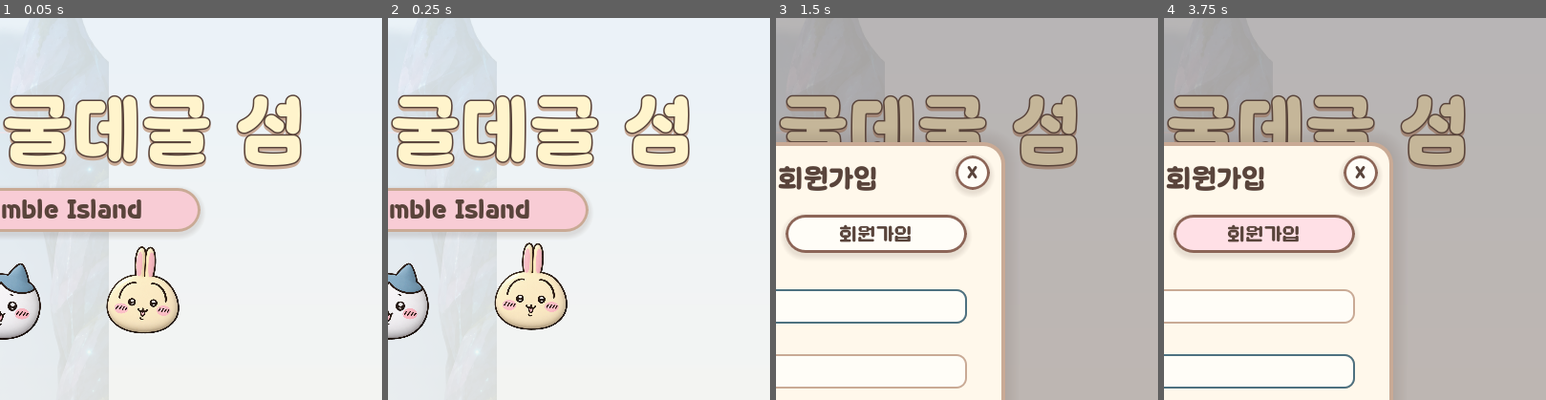
Above: before the commit, frames 1-4 (left to right).
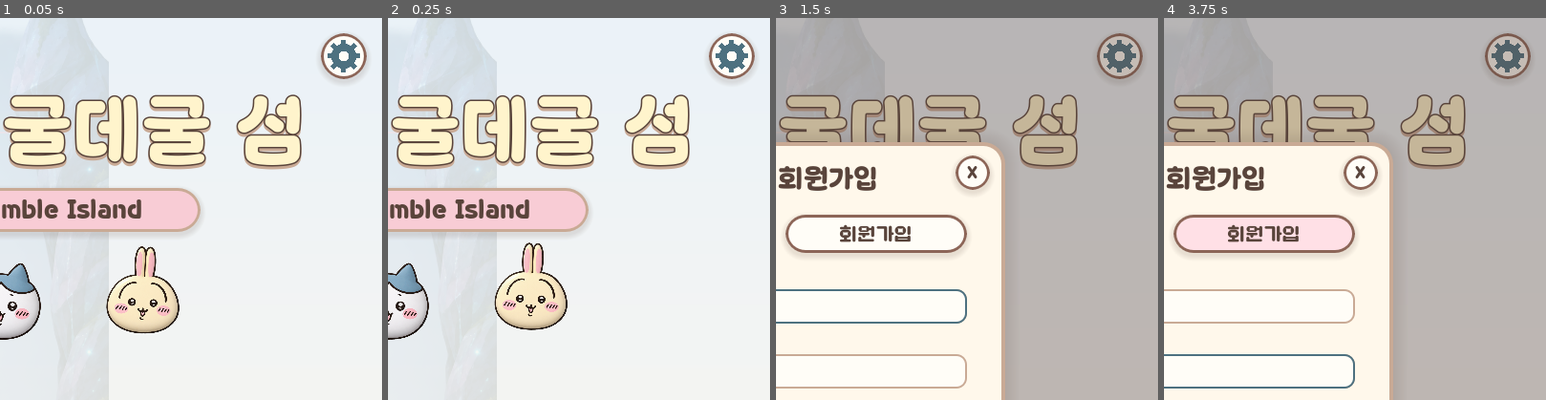
Above: after the commit, the same moments.

Repository: kjw0615/chiikawa-watermelon
Game: Godot game, scene res://scenes/main.tscn
Two runs of this game, one before a commit and one after it. Both use one fixed random seed, a clock stepped at 60 frames per second and the inputs below.
Inputs:
- Up to frame 1 (0.05 s): no input
- Up to frame 2 (0.25 s): no input
- Up to frame 3 (1.5 s): click "로그인 / 회원가입" at 0.5 s; click "게임 시작" at 1.25 s
- Up to frame 4 (3.75 s): click "게임 시작" at 2 s; click "로그인" at 2.75 s; click "회원가입" at 3.5 s
The pictures show only the part of the screen within x 50-100%, y 0-50%; the shares and areas given below are measured in that part.

The runs differ from the first frame. In frame 1, 0.8% of the frame differs, in the area x 84-96%, y 4-17%; in frame 2, 0.8%; in frame 3, 0.7%; in frame 4, 0.7%.
Error before the commit: Trying to get a return value of a method that returns "void" (res://scripts/title_screen.gd:84)

Commit message:
feat: BGM loop + BGM/SFX buses, settings modal (gear), pause-menu volume sliders, guest start confirm
Co-Authored-By: Claude Sonnet 5.5 <noreply@anthropic.com>

Diff:
--- /dev/null
+++ b/godot/default_bus_layout.tres
@@ -0,0 +1,15 @@
+[gd_resource type="AudioBusLayout" format=3]
+
+[resource]
+bus/1/name = &"BGM"
+bus/1/solo = false
+bus/1/mute = false
+bus/1/bypass_fx = false
+bus/1/volume_db = 0.0
+bus/1/send = &"Master"
+bus/2/name = &"SFX"
+bus/2/solo = false
+bus/2/mute = false
+bus/2/bypass_fx = false
+bus/2/volume_db = 0.0
+bus/2/send = &"Master"
--- a/godot/project.godot
+++ b/godot/project.godot
@@ -10,6 +10,7 @@
 [autoload]
 
 Supabase="*res://scripts/supabase_client.gd"
+Audio="*res://scripts/audio_manager.gd"
 
 [gui]
 
--- /dev/null
+++ b/godot/scripts/audio_manager.gd
@@ -0,0 +1,93 @@
+class_name AudioManager
+extends Node
+## 오디오 매니저(autoload 이름: Audio): BGM 무한 루프 재생 + BGM/SFX 버스 볼륨·음소거 + 설정 저장.
+## 버스는 default_bus_layout.tres 의 BGM, SFX(둘 다 Master 로 송출). 배경음악은 BGM, 모든 효과음은 SFX 버스로 보낸다.
+## 일시정지(get_tree().paused) 중에도 BGM 이 이어지도록 PROCESS_MODE_ALWAYS.
+
+signal changed
+
+const BUS_BGM := "BGM"
+const BUS_SFX := "SFX"
+const SAVE_PATH := "user://best.cfg"   # [audio] volume/muted = SFX(기존 키), bgm_volume/bgm_muted = BGM
+const BGM_STREAM := "res://audio/bgm.mp3"
+const TEST_FLAGS := ["--shot", "--verify", "--title-test", "--text-audit", "--net-test"]
+
+var bgm_volume := 0.6
+var bgm_muted := false
+var sfx_volume := 1.0
+var sfx_muted := false
+var silent := false   # 자체 테스트/헤드리스: 항상 무음, BGM 미재생, 설정 파일 미저장
+var _bgm: AudioStreamPlayer
+
+func _ready() -> void:
+	process_mode = Node.PROCESS_MODE_ALWAYS
+	var args := OS.get_cmdline_user_args()
+	silent = DisplayServer.get_name() == "headless"
+	for f in TEST_FLAGS:
+		if f in args:
+			silent = true
+	if not silent:
+		var cf := ConfigFile.new()
+		if cf.load(SAVE_PATH) == OK:
+			sfx_volume = clampf(float(cf.get_value("audio", "volume", 1.0)), 0.0, 1.0)
+			sfx_muted = bool(cf.get_value("audio", "muted", false))
+			bgm_volume = clampf(float(cf.get_value("audio", "bgm_volume", bgm_volume)), 0.0, 1.0)
+			bgm_muted = bool(cf.get_value("audio", "bgm_muted", false))
+	AudioServer.set_bus_mute(AudioServer.get_bus_index("Master"), silent)
+	_apply()
+	_bgm = AudioStreamPlayer.new()
+	_bgm.bus = BUS_BGM
+	var s := load(BGM_STREAM) as AudioStreamMP3
+	if s != null:
+		s.loop = true   # 끊김 없이 무한 반복
+		_bgm.stream = s
+	add_child(_bgm)
+	if not silent and _bgm.stream != null:
+		_bgm.play()   # 타이틀 화면부터 계속 재생(웹은 브라우저 정책상 첫 클릭 뒤에 들릴 수 있음)
+
+func is_bgm_playing() -> bool:
+	return _bgm != null and _bgm.playing
+
+func set_bgm_volume(v: float, save := true) -> void:
+	bgm_volume = clampf(v, 0.0, 1.0)
+	_commit(save)
+
+func set_bgm_muted(m: bool, save := true) -> void:
+	bgm_muted = m
+	_commit(save)
+
+func set_sfx_volume(v: float, save := true) -> void:
+	sfx_volume = clampf(v, 0.0, 1.0)
+	_commit(save)
+
+func set_sfx_muted(m: bool, save := true) -> void:
+	sfx_muted = m
+	_commit(save)
+
+func _commit(save: bool) -> void:
+	_apply()
+	if save:
+		save_settings()
+	changed.emit()
+
+func _apply() -> void:
+	_set_bus(BUS_BGM, bgm_volume, bgm_muted)
+	_set_bus(BUS_SFX, sfx_volume, sfx_muted)
+
+func _set_bus(bus: String, vol: float, muted: bool) -> void:
+	var i := AudioServer.get_bus_index(bus)
+	if i < 0:
+		return
+	AudioServer.set_bus_volume_db(i, linear_to_db(maxf(vol, 0.0001)))
+	AudioServer.set_bus_mute(i, muted)
+
+func save_settings() -> void:
+	if silent:
+		return   # 테스트 실행이 사용자 설정을 덮어쓰지 않게
+	var cf := ConfigFile.new()
+	cf.load(SAVE_PATH)
+	cf.set_value("audio", "volume", sfx_volume)
+	cf.set_value("audio", "muted", sfx_muted)
+	cf.set_value("audio", "bgm_volume", bgm_volume)
+	cf.set_value("audio", "bgm_muted", bgm_muted)
+	cf.save(SAVE_PATH)
--- a/godot/scripts/main.gd
+++ b/godot/scripts/main.gd
@@ -69,6 +69,8 @@
 var _auth_modal: AuthModal
 var _rank_modal: RankModal
 var _help_modal: HelpModal
+var _settings_modal: SettingsModal
+var _confirm_modal: StartConfirmModal
 var _record_note := ""   # 게임오버 모달에 붙는 신기록/제출 결과 문구
 var _over_restart: Button
 var _over_quit: Button
@@ -112,6 +114,7 @@
 	_art_fg = _make_art(FG_ART, -50)   # 노드가 돌판/바위에 가려지지 않도록 노드(z=0) 뒤, 배경(-100) 앞
 	for i in 8:
 		var p := AudioStreamPlayer.new()
+		p.bus = Audio.BUS_SFX   # 모든 효과음은 SFX 버스
 		add_child(p)
 		_players.append(p)
 	_build_over_modal()
@@ -137,21 +140,24 @@
 	var cf := ConfigFile.new()
 	if cf.load(SAVE_PATH) == OK:
 		best = cf.get_value("game", "best", 0)
-		_muted = cf.get_value("audio", "muted", false)
-		_volume = clampf(float(cf.get_value("audio", "volume", 1.0)), 0.0, 1.0)
-	# 자체 테스트(--shot/--verify)는 항상 무음 + 설정 파일 미저장
-	_set_volume(_volume, false)
-	_set_muted(true if _auto else _muted, false)
+	# 볼륨/음소거 값은 Audio(autoload)가 관리(자체 테스트는 Audio 가 항상 무음 + 설정 파일 미저장)
+	Audio.changed.connect(_sync_audio_ui)
+	_sync_audio_ui()
 	_build_credit()
 	_pause_menu = PauseMenu.new()
 	add_child(_pause_menu)
 	_pause_menu.home_requested.connect(_go_title)
+	_settings_modal = SettingsModal.new()
 	_auth_modal = AuthModal.new()
 	_rank_modal = RankModal.new()
-	_help_modal = HelpModal.new()
-	for m: UiModal in [_auth_modal, _rank_modal, _help_modal]:
+	_confirm_modal = StartConfirmModal.new()
+	_help_modal = HelpModal.new()   # 마지막에 만들어 다른 모달 위에 겹쳐 열린다
+	for m: UiModal in [_settings_modal, _auth_modal, _rank_modal, _confirm_modal, _help_modal]:
 		add_child(m)
 		m.closed.connect(_sync_title_block)
+	_settings_modal.help_requested.connect(func(): _help_modal.open())
+	_confirm_modal.start_chosen.connect(_start_game)
+	_confirm_modal.login_chosen.connect(func(): _auth_modal.open(); _sync_title_block())
 	_panel.help_pressed.connect(_open_help)
 	Supabase.auth_changed.connect(_update_hud)
 	_new_game()
@@ -201,14 +207,14 @@
 	_title = TitleScreen.new()
 	_title.size = Vector2(800, 800)
 	add_child(_title)
-	_title.start_pressed.connect(_start_game)
+	_title.start_pressed.connect(_on_start_pressed)
 	_title.rank_pressed.connect(func(): _rank_modal.open(); _sync_title_block())
 	_title.login_pressed.connect(func(): _auth_modal.open(); _sync_title_block())
-	_title.logout_pressed.connect(func(): Supabase.sign_out())
+	_title.settings_pressed.connect(func(): _settings_modal.open(); _sync_title_block())
 
 func _sync_title_block() -> void:
 	if _title != null:
-		_title.blocked = _auth_modal.is_open() or _rank_modal.is_open()
+		_title.blocked = _auth_modal.is_open() or _rank_modal.is_open() or _settings_modal.is_open() or _confirm_modal.is_open() or _help_modal.is_open()
 
 ## 게임 중/게임오버/일시정지에서 메인(타이틀) 화면으로 복귀
 func _go_title() -> void:
@@ -221,6 +227,16 @@
 	_new_game()
 	if _title == null:
 		_make_title()
+
+## '게임 시작': 로그인 상태면 바로 시작, 비로그인이면 확인 팝업(시작하기 / 로그인하기)
+func _on_start_pressed() -> void:
+	if state != State.TITLE or _title == null or _title.blocked:
+		return
+	if Supabase.signed_in or not Supabase.enabled:
+		_start_game()
+	else:
+		_confirm_modal.open()
+		_sync_title_block()
 
 func _open_help() -> void:
 	if state == State.PLAYING and not over and not items.aiming and not _pause_menu.is_open():
@@ -369,7 +385,7 @@
 			get_tree().quit()    # 타이틀/게임오버에서는 ESC 로 종료
 		return
 	if e is InputEventKey and e.pressed and e.keycode == KEY_M:
-		_set_muted(not _muted)
+		Audio.set_sfx_muted(not Audio.sfx_muted)
 	elif state != State.PLAYING:
 		return
 	elif e is InputEventKey and e.pressed and e.keycode == KEY_R:
@@ -449,22 +465,15 @@
 		_save_cfg()
 	_update_hud()
 
-func _set_muted(m: bool, save := true) -> void:
-	_muted = m
-	AudioServer.set_bus_mute(AudioServer.get_bus_index("Master"), m)
-	_mute_btn.set_pressed_no_signal(m)
+## 인게임 우측 하단 슬라이더/스피커 = SFX(효과음) 조절. 다른 곳(설정/일시정지)에서 바꿔도 여기에 반영
+func _sync_audio_ui() -> void:
+	_muted = Audio.sfx_muted
+	_volume = Audio.sfx_volume
+	_mute_btn.set_pressed_no_signal(_muted)
 	_speaker.queue_redraw()
-	_vol_slider.editable = not m
-	if save and not _auto:
-		_save_cfg()
-
-func _set_volume(v: float, save := true) -> void:
-	_volume = clampf(v, 0.0, 1.0)
-	AudioServer.set_bus_volume_db(AudioServer.get_bus_index("Master"), linear_to_db(maxf(_volume, 0.0001)))
+	_vol_slider.editable = not _muted
 	_vol_slider.set_value_no_signal(_volume)
 	_vol_label.text = "%d%%" % roundi(_volume * 100.0)
-	if save and not _auto:
-		_save_cfg()
 
 ## 우측 하단 사운드 UI: 음소거 토글 + 볼륨 슬라이더
 ## 게임오버 팝업: 다시하기 / 종료하기
@@ -551,7 +560,7 @@
 	_mute_btn.toggle_mode = true
 	_mute_btn.focus_mode = Control.FOCUS_NONE   # 스페이스/엔터로 눌리지 않게
 	_mute_btn.flat = true
-	_mute_btn.tooltip_text = "음소거 (M)"
+	_mute_btn.tooltip_text = "효과음 음소거 (M)"
 	_mute_btn.position = Vector2(8, 14)
 	_mute_btn.size = Vector2(36, 36)
 	_speaker = Control.new()
@@ -559,7 +568,7 @@
 	_speaker.mouse_filter = Control.MOUSE_FILTER_IGNORE
 	_speaker.draw.connect(_draw_speaker)
 	_mute_btn.add_child(_speaker)
-	_mute_btn.toggled.connect(func(on: bool): _set_muted(on))
+	_mute_btn.toggled.connect(func(on: bool): Audio.set_sfx_muted(on))
 	box.add_child(_mute_btn)
 
 	_vol_label = Label.new()
@@ -594,8 +603,8 @@
 	_vol_slider.add_theme_stylebox_override("slider", track)
 	_vol_slider.add_theme_stylebox_override("grabber_area", fill)
 	_vol_slider.add_theme_stylebox_override("grabber_area_highlight", fill)
-	_vol_slider.value_changed.connect(func(v: float): _set_volume(v, false))   # 실시간 반영
-	_vol_slider.drag_ended.connect(func(_changed: bool): _save_cfg())          # 놓을 때 저장
+	_vol_slider.value_changed.connect(func(v: float): Audio.set_sfx_volume(v, false))   # 실시간 반영
+	_vol_slider.drag_ended.connect(func(_changed: bool): Audio.save_settings())         # 놓을 때 저장
 	box.add_child(_vol_slider)
 
 func _save_cfg() -> void:
@@ -604,8 +613,6 @@
 	var cf := ConfigFile.new()
 	cf.load(SAVE_PATH)
 	cf.set_value("game", "best", best)
-	cf.set_value("audio", "muted", _muted)
-	cf.set_value("audio", "volume", _volume)
 	cf.save(SAVE_PATH)
 
 ## 끼임 안전장치: 서로 콜라이더가 깊게 겹친 쌍을 찾아 겹친 깊이만큼 중심 반대 방향으로 위치를 보정하고 살짝 밀어 분리
@@ -964,6 +971,45 @@
 	home_ok = home_ok and state == State.TITLE and _title != null and not _pause_menu.is_open() and not get_tree().paused
 	print("back to title (over modal, pause menu): %s" % ["OK" if home_ok else "FAIL"])
 	ok = ok and home_ok
+	# 시작 버튼: 비로그인이면 확인 팝업(시작하기/로그인하기), 로그인이면 즉시 시작
+	var was_enabled := Supabase.enabled
+	Supabase.enabled = true   # 오프라인 테스트에서도 비로그인 경로를 검증(네트워크 호출 없음)
+	_title.start_button.pressed.emit()
+	var c1 := _confirm_modal.is_open() and state == State.TITLE and _title.blocked
+	_confirm_modal.login_button.pressed.emit()
+	var c2 := not _confirm_modal.is_open() and _auth_modal.is_open() and state == State.TITLE
+	_auth_modal.close()
+	_title.start_button.pressed.emit()
+	_confirm_modal.start_button.pressed.emit()
+	await get_tree().create_timer(0.1).timeout
+	var c3 := state == State.PLAYING
+	_go_title()
+	Supabase.signed_in = true
+	_title.start_button.pressed.emit()
+	var c4 := state == State.PLAYING and not _confirm_modal.is_open()
+	Supabase.signed_in = false
+	Supabase.enabled = was_enabled
+	_go_title()
+	var confirm_ok := c1 and c2 and c3 and c4
+	print("start confirm (guest popup %s, login btn %s, guest start %s, signed-in direct %s) %s" % [c1, c2, c3, c4, "OK" if confirm_ok else "FAIL"])
+	ok = ok and confirm_ok
+	# 오디오: BGM/SFX 버스 분리, 슬라이더=SFX, BGM 루프 스트림, 설정 모달
+	var bgm_i := AudioServer.get_bus_index("BGM")
+	var sfx_i := AudioServer.get_bus_index("SFX")
+	Audio.set_bgm_volume(0.25, false)
+	Audio.set_sfx_volume(0.5, false)
+	_vol_slider.value = 0.8   # 인게임 슬라이더는 SFX 를 움직인다
+	var audio_ok := bgm_i > 0 and sfx_i > 0 and is_equal_approx(db_to_linear(AudioServer.get_bus_volume_db(bgm_i)), 0.25) and is_equal_approx(db_to_linear(AudioServer.get_bus_volume_db(sfx_i)), 0.8)
+	Audio.set_bgm_muted(true, false)
+	audio_ok = audio_ok and AudioServer.is_bus_mute(bgm_i) and not AudioServer.is_bus_mute(sfx_i)
+	Audio.set_bgm_muted(false, false)
+	var stream := Audio._bgm.stream as AudioStreamMP3
+	audio_ok = audio_ok and stream != null and stream.loop and Audio._bgm.bus == "BGM" and _players[0].bus == "SFX" and Audio.silent
+	_settings_modal.open()
+	audio_ok = audio_ok and _settings_modal.is_open()
+	_settings_modal.close()
+	print("audio buses (BGM/SFX split, in-game slider=SFX, bgm loop stream, test silent) %s" % ["OK" if audio_ok else "FAIL"])
+	ok = ok and audio_ok
 	# 로그인/회원가입 모달: 잘못된 입력은 서버 호출 없이 한국어 안내, 랭킹은 오프라인 안내
 	_auth_modal.open()
 	_auth_modal._set_mode(true)
@@ -1024,7 +1070,7 @@
 	_rank_modal._show_rows(sample)
 	_rank_modal._mine.text = "열두글자열두글자열두글자님의 최고점: 99999999"
 	_auth_modal._set_mode(true)
-	for item in [_panel, _skill_bar, _audio_box, _credit, _over_modal, _pause_menu, _rank_modal.box, _auth_modal.box, _help_modal.box]:
+	for item in [_panel, _skill_bar, _audio_box, _credit, _over_modal, _pause_menu, _rank_modal.box, _auth_modal.box, _help_modal.box, _settings_modal.box, _confirm_modal.box]:
 		r = _audit_tree(item)
 		n += r[0]; bad += r[1]
 	print("TEXT AUDIT checked=%d overflow=%d %s" % [n, bad, "PASS" if bad == 0 else "FAIL"])
--- a/godot/scripts/pause_menu.gd
+++ b/godot/scripts/pause_menu.gd
@@ -23,8 +23,8 @@
 	dim.mouse_filter = Control.MOUSE_FILTER_IGNORE
 	_root.add_child(dim)
 	var box := Panel.new()
-	box.size = Vector2(320, 240)
-	box.position = Vector2(240, 280)
+	box.size = Vector2(440, 400)
+	box.position = Vector2(180, 200)
 	var sb := StyleBoxFlat.new()
 	sb.bg_color = UIPalette.CREAM
 	sb.border_color = UIPalette.BORDER
@@ -38,16 +38,28 @@
 	t.clip_text = true   # 글자가 많아도 칸이 늘어나지 않게(넘침은 --text-audit 로 점검)
 	t.text = "일시정지 (PAUSE)"
 	t.position = Vector2(0, 26)
-	t.size = Vector2(320, 44)
+	t.size = Vector2(440, 44)
 	t.horizontal_alignment = HORIZONTAL_ALIGNMENT_CENTER
 	t.add_theme_font_override("font", UIPalette.title_font())
 	t.add_theme_font_size_override("font_size", 30)
 	t.add_theme_color_override("font_color", UIPalette.TEXT)
 	box.add_child(t)
-	resume_button = _button("계속하기", Vector2(60, 92), [UIPalette.PINK, UIPalette.PINK_HOVER, UIPalette.PINK_PRESSED])
+	# 게임 중 언제든 두 볼륨을 조절: BGM / SFX(효과음)
+	var bgm_row := VolumeRow.new("bgm", "BGM")
+	bgm_row.position = Vector2(20, 88)
+	box.add_child(bgm_row)
+	var sfx_row := VolumeRow.new("sfx", "효과음")
+	sfx_row.position = Vector2(20, 138)
+	box.add_child(sfx_row)
+	var div := ColorRect.new()
+	div.color = UIPalette.DIVIDER
+	div.position = Vector2(30, 196)
+	div.size = Vector2(380, 2)
+	box.add_child(div)
+	resume_button = _button("계속하기", Vector2(120, 216), [UIPalette.PINK, UIPalette.PINK_HOVER, UIPalette.PINK_PRESSED])
 	resume_button.pressed.connect(resume)
 	box.add_child(resume_button)
-	quit_button = _button("메인으로", Vector2(60, 160), UIPalette.QUIT_BG)
+	quit_button = _button("메인으로", Vector2(120, 290), UIPalette.QUIT_BG)
 	quit_button.pressed.connect(func(): home_requested.emit())
 	box.add_child(quit_button)
 
--- /dev/null
+++ b/godot/scripts/settings_modal.gd
@@ -0,0 +1,55 @@
+class_name SettingsModal
+extends UiModal
+## 설정 모달(타이틀 화면의 톱니바퀴): BGM/SFX 볼륨 + 음소거, 게임 설명, 크레딧(자리만), 로그아웃.
+
+signal help_requested
+
+var _logout: Button
+var _account: Label
+
+func _init() -> void:
+	title_text = "설정"
+	box_size = Vector2(460, 560)
+
+func _build() -> void:
+	var sec := make_label("소리", Vector2(30, 76), Vector2(200, 24), 17, UIPalette.BLUE_INK)
+	sec.add_theme_font_override("font", UIPalette.title_font())
+	box.add_child(sec)
+	var bgm := VolumeRow.new("bgm", "BGM")
+	bgm.position = Vector2(30, 108)
+	box.add_child(bgm)
+	var sfx := VolumeRow.new("sfx", "효과음")
+	sfx.position = Vector2(30, 158)
+	box.add_child(sfx)
+	var div := ColorRect.new()
+	div.color = UIPalette.DIVIDER
+	div.position = Vector2(30, 216)
+	div.size = Vector2(box_size.x - 60, 2)
+	box.add_child(div)
+	var sec2 := make_label("더보기", Vector2(30, 228), Vector2(200, 24), 17, UIPalette.BLUE_INK)
+	sec2.add_theme_font_override("font", UIPalette.title_font())
+	box.add_child(sec2)
+	var help := make_button("게임 설명", Vector2(80, 262), Vector2(300, 50), UIPalette.PINK_STATES, 20)
+	help.pressed.connect(func(): help_requested.emit())
+	box.add_child(help)
+	var credit := make_button("크레딧 (준비 중)", Vector2(80, 322), Vector2(300, 50), [UIPalette.PAPER, UIPalette.CREAM, UIPalette.DIVIDER], 20)
+	credit.disabled = true   # 나중에 크레딧 팝업을 연결할 자리(출처 문서: 전달사항/크레딧_출처_정보.md)
+	box.add_child(credit)
+	_account = make_label("", Vector2(30, 388), Vector2(box_size.x - 60, 22), 15, UIPalette.TEXT_MUTED, true)
+	box.add_child(_account)
+	_logout = make_button("로그아웃", Vector2(80, 414), Vector2(300, 50), UIPalette.QUIT_BG, 20)
+	_logout.pressed.connect(func():
+		await Supabase.sign_out()
+		_refresh())
+	box.add_child(_logout)
+	Supabase.auth_changed.connect(_refresh)
+	_refresh()
+
+func _on_open() -> void:
+	_refresh()
+
+func _refresh() -> void:
+	if _logout == null:
+		return
+	_logout.disabled = not Supabase.signed_in
+	_account.text = "%s님으로 로그인 중" % Supabase.nickname if Supabase.signed_in else "로그인하지 않았어요"
--- /dev/null
+++ b/godot/scripts/start_confirm_modal.gd
@@ -0,0 +1,30 @@
+class_name StartConfirmModal
+extends UiModal
+## 비로그인으로 '게임 시작'을 눌렀을 때 뜨는 확인 팝업: 시작하기(비로그인으로 바로 시작) / 로그인하기(로그인 팝업 열기)
+
+signal start_chosen
+signal login_chosen
+
+var start_button: Button
+var login_button: Button
+
+const MESSAGE := "비로그인 상태에서는 점수가 서버에 저장되지 않고 랭킹에 등록되지 않아요. 그래도 시작할까요?"
+
+func _init() -> void:
+	title_text = "잠깐만요!"
+	box_size = Vector2(460, 290)
+
+func _build() -> void:
+	var m := make_label(MESSAGE, Vector2(36, 84), Vector2(box_size.x - 72, 80), 18, UIPalette.TEXT, true)
+	m.autowrap_mode = TextServer.AUTOWRAP_WORD_SMART
+	box.add_child(m)
+	start_button = make_button("시작하기", Vector2(36, box_size.y - 90), Vector2(180, 56), UIPalette.QUIT_BG, 22)
+	start_button.pressed.connect(func():
+		close()
+		start_chosen.emit())
+	box.add_child(start_button)
+	login_button = make_button("로그인하기", Vector2(box_size.x - 216, box_size.y - 90), Vector2(180, 56), UIPalette.PINK_STATES, 22)
+	login_button.pressed.connect(func():
+		close()
+		login_chosen.emit())
+	box.add_child(login_button)
--- a/godot/scripts/title_screen.gd
+++ b/godot/scripts/title_screen.gd
@@ -5,7 +5,7 @@
 signal start_pressed
 signal rank_pressed
 signal login_pressed
-signal logout_pressed
+signal settings_pressed
 
 const TITLE_KO := "먼작귀 데굴데굴 섬"
 const TITLE_EN := "Chiikawa Tumble Island"
@@ -81,8 +81,22 @@
 	rank_button.pressed.connect(func(): rank_pressed.emit())
 	add_child(rank_button)
 	account_button = _small_button("로그인 / 회원가입", Vector2(size.x / 2.0 + 10.0, 584), [UIPalette.PAPER, UIPalette.CREAM, UIPalette.DIVIDER])
-	account_button.pressed.connect(func(): logout_pressed.emit() if Supabase.signed_in else login_pressed.emit())
+	account_button.pressed.connect(func(): login_pressed.emit())
 	add_child(account_button)
+	# 설정(톱니바퀴) 버튼: 우측 상단
+	var gear := Button.new()
+	gear.position = Vector2(size.x - 64.0, 16.0)
+	gear.size = Vector2(48, 48)
+	gear.focus_mode = Control.FOCUS_NONE
+	gear.tooltip_text = "설정"
+	UIPalette.style_button(gear, [UIPalette.PAPER, UIPalette.CREAM, UIPalette.DIVIDER], 24)
+	var gi := Control.new()
+	gi.size = gear.size
+	gi.mouse_filter = Control.MOUSE_FILTER_IGNORE
+	gi.draw.connect(func(): _draw_gear(gi))
+	gear.add_child(gi)
+	gear.pressed.connect(func(): settings_pressed.emit())
+	add_child(gear)
 	Supabase.auth_changed.connect(_refresh_account)
 	_refresh_account()
 
@@ -136,12 +150,22 @@
 	add_child(sub)
 
 func _refresh_account() -> void:
-	if Supabase.signed_in:
-		_account_label.text = "%s님, 환영해요!" % Supabase.nickname
-		account_button.text = "로그아웃"
-	else:
-		_account_label.text = ""
-		account_button.text = "로그인 / 회원가입"
+	# 로그인 상태: 환영 문구 + 랭킹 버튼만(로그아웃은 설정 안), 비로그인: 랭킹 + 로그인/회원가입
+	var signed := Supabase.signed_in
+	_account_label.text = "%s님, 환영해요!" % Supabase.nickname if signed else ""
+	account_button.visible = not signed
+	rank_button.position.x = (size.x - 150.0) / 2.0 if signed else size.x / 2.0 - 160.0
+
+## 톱니바퀴 아이콘(글꼴에 ⚙ 가 없어서 도형으로 그림)
+func _draw_gear(c: Control) -> void:
+	var ctr := c.size / 2.0
+	var col := UIPalette.BLUE_INK
+	for i in 8:
+		var a := TAU * i / 8.0
+		var dir := Vector2.from_angle(a)
+		c.draw_line(ctr + dir * 11.0, ctr + dir * 17.0, col, 5.0)
+	c.draw_circle(ctr, 13.0, col)
+	c.draw_circle(ctr, 5.5, UIPalette.PAPER)
 
 func _small_button(t: String, pos: Vector2, states: Array) -> Button:
 	var b := Button.new()
--- /dev/null
+++ b/godot/scripts/volume_row.gd
@@ -0,0 +1,103 @@
+class_name VolumeRow
+extends Control
+## 볼륨 한 줄: 스피커(음소거 토글) + 이름 + 슬라이더 + 퍼센트. kind 가 "bgm" 이면 BGM 버스, "sfx" 이면 효과음 버스를 조절한다.
+## 값은 Audio(autoload)가 들고 있어서 설정 모달/일시정지 메뉴/인게임 어디서 바꿔도 서로 동기화된다.
+
+const WIDTH := 400.0
+
+var kind := "bgm"
+var caption := "BGM"
+var _mute_btn: Button
+var _speaker: Control
+var _slider: HSlider
+var _pct: Label
+
+func _init(k := "bgm", cap := "BGM") -> void:
+	kind = k
+	caption = cap
+	size = Vector2(WIDTH, 40)
+
+func _ready() -> void:
+	_mute_btn = Button.new()
+	_mute_btn.toggle_mode = true
+	_mute_btn.flat = true
+	_mute_btn.focus_mode = Control.FOCUS_NONE
+	_mute_btn.size = Vector2(36, 36)
+	_mute_btn.position = Vector2(0, 2)
+	_mute_btn.tooltip_text = "%s 음소거" % caption
+	_speaker = Control.new()
+	_speaker.size = _mute_btn.size
+	_speaker.mouse_filter = Control.MOUSE_FILTER_IGNORE
+	_speaker.draw.connect(_draw_speaker)
+	_mute_btn.add_child(_speaker)
+	_mute_btn.toggled.connect(func(on: bool): _set_muted(on))
+	add_child(_mute_btn)
+	var cap_l := UiModal.make_label(caption, Vector2(44, 8), Vector2(74, 26), 16, UIPalette.TEXT)
+	cap_l.add_theme_font_override("font", UIPalette.button_font())
+	add_child(cap_l)
+	_slider = HSlider.new()
+	_slider.min_value = 0.0
+	_slider.max_value = 1.0
+	_slider.step = 0.01
+	_slider.focus_mode = Control.FOCUS_NONE
+	_slider.position = Vector2(124, 12)
+	_slider.size = Vector2(WIDTH - 124.0 - 56.0, 16)
+	var track := StyleBoxFlat.new()
+	track.bg_color = UIPalette.DIVIDER
+	track.set_corner_radius_all(4)
+	track.content_margin_top = 4
+	track.content_margin_bottom = 4
+	var fill := StyleBoxFlat.new()
+	fill.bg_color = UIPalette.SLIDER_FILL
+	fill.set_corner_radius_all(4)
+	fill.content_margin_top = 4
+	fill.content_margin_bottom = 4
+	_slider.add_theme_icon_override("grabber", UIPalette.circle_texture(UIPalette.BLUE_INK))
+	_slider.add_theme_icon_override("grabber_highlight", UIPalette.circle_texture(UIPalette.SLIDER_GRABBER_HOVER))
+	_slider.add_theme_icon_override("grabber_disabled", UIPalette.circle_texture(UIPalette.TEXT_MUTED))
+	_slider.add_theme_stylebox_override("slider", track)
+	_slider.add_theme_stylebox_override("grabber_area", fill)
+	_slider.add_theme_stylebox_override("grabber_area_highlight", fill)
+	_slider.value_changed.connect(func(v: float): _set_volume(v, false))   # 실시간 반영
+	_slider.drag_ended.connect(func(_c: bool): Audio.save_settings())      # 놓을 때 저장
+	add_child(_slider)
+	_pct = UiModal.make_label("", Vector2(WIDTH - 52.0, 8), Vector2(52, 26), 15, UIPalette.TEXT)
+	_pct.horizontal_alignment = HORIZONTAL_ALIGNMENT_RIGHT
+	add_child(_pct)
+	Audio.changed.connect(_refresh)
+	_refresh()
+
+func _volume() -> float:
+	return Audio.bgm_volume if kind == "bgm" else Audio.sfx_volume
+
+func _muted() -> bool:
+	return Audio.bgm_muted if kind == "bgm" else Audio.sfx_muted
+
+func _set_volume(v: float, save: bool) -> void:
+	if kind == "bgm":
+		Audio.set_bgm_volume(v, save)
+	else:
+		Audio.set_sfx_volume(v, save)
+
+func _set_muted(m: bool) -> void:
+	if kind == "bgm":
+		Audio.set_bgm_muted(m)
+	else:
+		Audio.set_sfx_muted(m)
+
+func _refresh() -> void:
+	_slider.set_value_no_signal(_volume())
+	_slider.editable = not _muted()
+	_mute_btn.set_pressed_no_signal(_muted())
+	_pct.text = "%d%%" % roundi(_volume() * 100.0)
+	_speaker.queue_redraw()
+
+func _draw_speaker() -> void:
+	var col := UIPalette.TEXT_MUTED if _muted() else UIPalette.BLUE_INK
+	_speaker.draw_colored_polygon(PackedVector2Array([Vector2(8, 14), Vector2(14, 14), Vector2(21, 8), Vector2(21, 28), Vector2(14, 22), Vector2(8, 22)]), col)
+	if _muted():
+		_speaker.draw_line(Vector2(25, 12), Vector2(34, 24), UIPalette.TEXT_MUTED, 3.0)
+		_speaker.draw_line(Vector2(34, 12), Vector2(25, 24), UIPalette.TEXT_MUTED, 3.0)
+	else:
+		_speaker.draw_arc(Vector2(21, 18), 7.0, -0.9, 0.9, 10, col, 2.5)
+		_speaker.draw_arc(Vector2(21, 18), 12.0, -0.9, 0.9, 12, col, 2.5)
Not shown, added: godot/scripts/audio_manager.gd.uid
Not shown, added: godot/scripts/settings_modal.gd.uid
Not shown, added: godot/scripts/start_confirm_modal.gd.uid
Not shown, added: godot/scripts/volume_row.gd.uid
Not shown, added: godot/audio/bgm.mp3
